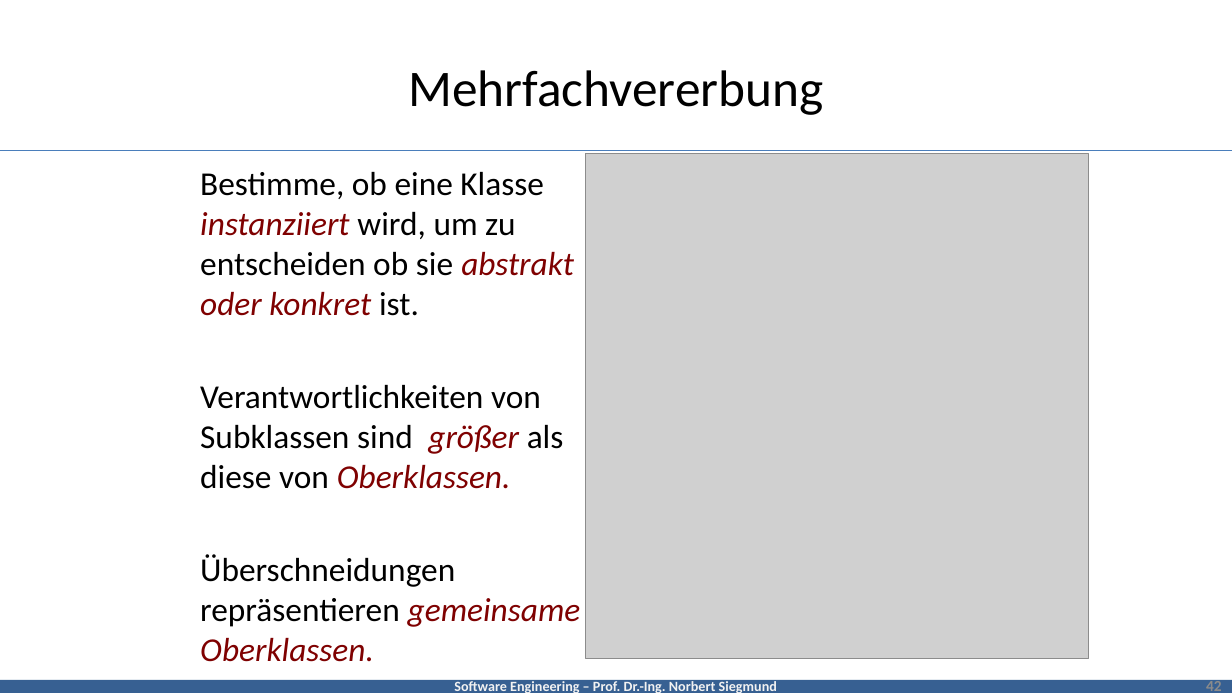
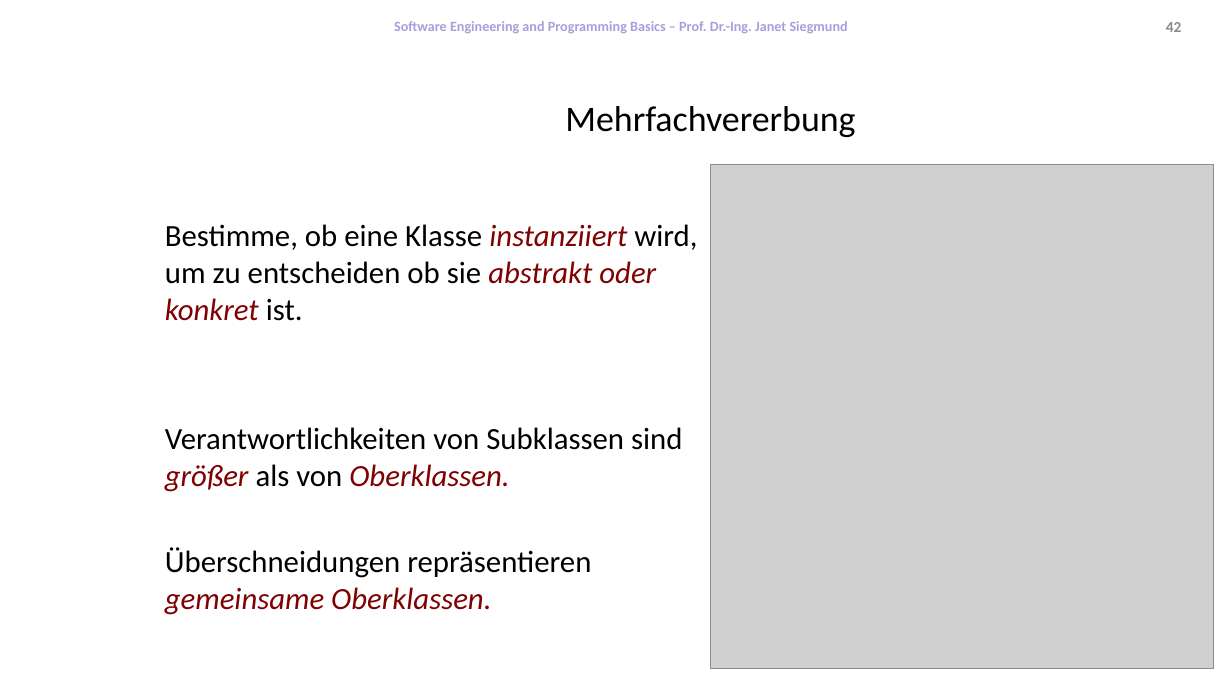
Before and after one commit to feigensp/lehre, a slide deck: slide 42 of se/slides/03_ResponseabilityDrivenDesign.pptx. Drawn at 1232x693 pixels with LibreOffice and Linux fonts; fonts in the diff are those of the drawing; grey boxes stand for pictures; background and template pictures are left out. Boxes give left, top, right and bottom in pixels: in the first picture for what was removed or moved away, otherwise in the second. Text is boxed around its words. In the diff, an @@ line names an element or a change of style, - is before the commit and + after.

Commit message:
Finished Responsibility Driven Design

```diff
--- a/se/slides/03_ResponseabilityDrivenDesign.pptx
+++ b/se/slides/03_ResponseabilityDrivenDesign.pptx
@@ text added at [394,21,848,33], 11 pt, text #AB9DDB, bold @@
+Software Engineering and Programming Basics – Prof. Dr.-Ing. Janet Siegmund
@@ page number: place and size @@
-page number at [1206,678,1222,691]
+page number at [1166,22,1182,32]
@@ title "Mehrfachvererbung": place and size @@
-title "Mehrfachvererbung" at [409,70,824,115]
+title "Mehrfachvererbung" at [565,106,855,137]
@@ title "Mehrfachvererbung" at [565,106,855,137]: size 40 to 28 pt @@
@@ line removed from (0, 150) to (1232, 150) @@
@@ picture: place and size @@
-picture at [586,154,1090,659]
+picture at [711,165,1214,669]
@@ text at [165,224,697,615]: size 26 to 24 pt in "Bestimme, ob eine Klasse instanziiert wird, um ...", "Überschneidungen repräsentieren gemeinsame Oberklassen." @@
@@ text "Bestimme, ob eine Klasse instanziiert ...": place and size @@
-text "Bestimme, ob eine Klasse instanziiert ..." at [200,172,581,662]
+text "Bestimme, ob eine Klasse instanziiert ..." at [165,224,697,615]
@@ text at [165,427,682,492]: text changed; size 26 to 24 pt @@
-Verantwortlichkeiten von Subklassen sind größer als diese von Oberklassen.
+Verantwortlichkeiten von Subklassen sind größer als von Oberklassen.
@@ rectangle removed at [0,680,1232,693] @@
-Software Engineering – Prof. Dr.-Ing. Norbert Siegmund
```
Also in this commit, not shown: 17 other slides changed.
